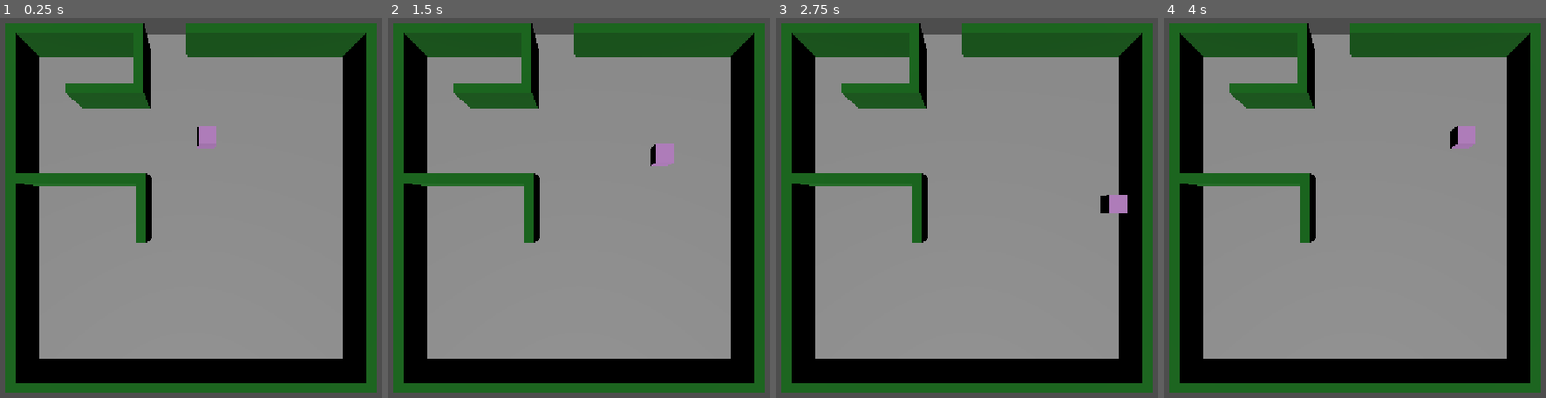
Above: before the commit, frames 1-4 (left to right).
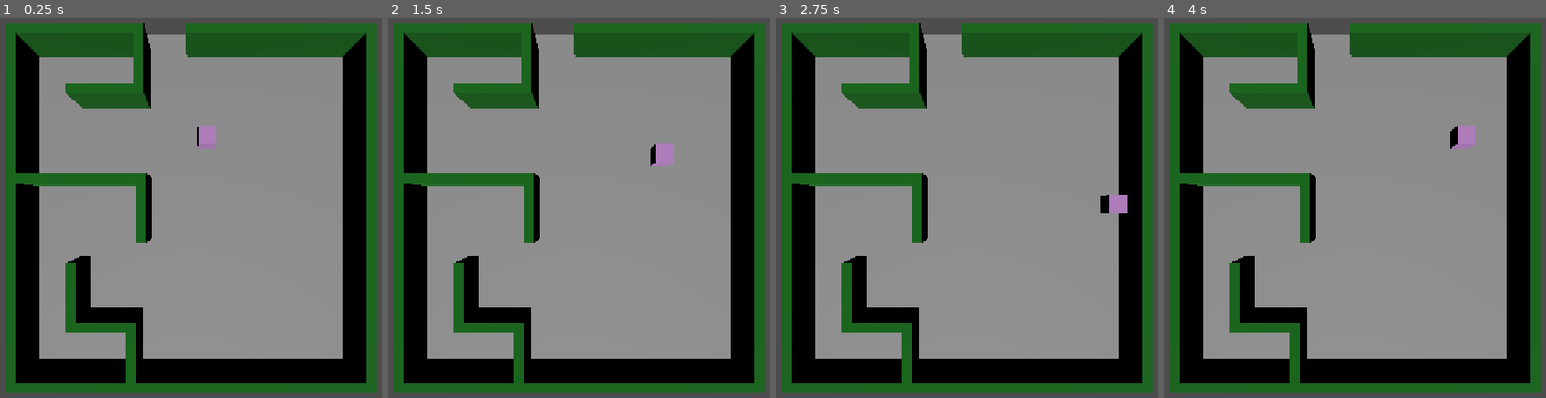
Above: after the commit, the same moments.

Repository: danijmoss/LightMaze
Game: Godot game, scene res://Scenes/main.tscn
The game is run twice, just before and just after one commit, with the same random seed, the same clock (stepped at 60 frames per second) and the same inputs.
Inputs:
- Up to frame 1 (0.25 s): no input
- Up to frame 2 (1.5 s): tap Enter at 0.5 s; hold Right (ui_right) 0.53-1.28 s; hold Down (ui_down) from 1.28 s (still down)
- Up to frame 3 (2.75 s): release Down (ui_down) at 2.03 s; hold Right (ui_right) from 2.03 s (still down)
- Up to frame 4 (4 s): release Right (ui_right) at 2.78 s; hold Up (ui_up) 2.78-3.53 s; hold Left (ui_left) from 3.53 s (still down)

The runs differ from the first frame. In frame 1, 2.7% of the frame differs, in the area x 17-38%, y 62-97%; in frame 2, 2.7%; in frame 3, 2.7%; in frame 4, 2.7%.

Commit message:
Left Inner Walls Complete

Diff:
--- a/Scenes/main.tscn
+++ b/Scenes/main.tscn
@@ -116,21 +116,32 @@
 
 [node name="InnerWalls" type="Node3D" parent="Maze" unique_id=538740748]
 
-[node name="Top_Left" type="Node3D" parent="Maze/InnerWalls" unique_id=1216250334]
+[node name="Left_Top" type="Node3D" parent="Maze/InnerWalls" unique_id=1216250334]
 
-[node name="TopLeft01" parent="Maze/InnerWalls/Top_Left" unique_id=8240231 instance=ExtResource("3_8gbba")]
+[node name="Left_Top01" parent="Maze/InnerWalls/Left_Top" unique_id=8240231 instance=ExtResource("3_8gbba")]
 transform = Transform3D(-4.371139e-08, 0, 1, 0, 1, 0, -1, 0, -4.371139e-08, -2.6, 0.25, -7.5)
 
-[node name="TopLeft02" parent="Maze/InnerWalls/Top_Left" unique_id=1769981090 instance=ExtResource("3_8gbba")]
+[node name="Left_Top02" parent="Maze/InnerWalls/Left_Top" unique_id=1769981090 instance=ExtResource("3_8gbba")]
 transform = Transform3D(-1, 0, -8.742278e-08, 0, 1, 0, 8.742278e-08, 0, -1, -4.5, 0.25, -6)
 
-[node name="Middle_Left" type="Node3D" parent="Maze/InnerWalls" unique_id=1216541692]
+[node name="Left_Middle" type="Node3D" parent="Maze/InnerWalls" unique_id=1216541692]
 
-[node name="Middle_Left01" parent="Maze/InnerWalls" unique_id=921350896 instance=ExtResource("3_8gbba")]
+[node name="Middle_Left01" parent="Maze/InnerWalls/Left_Middle" unique_id=921350896 instance=ExtResource("3_8gbba")]
 transform = Transform3D(1, 0, 0, 0, 1, 0, 0, 0, 1, -7.5, 0.25, -1.5)
 
-[node name="Middle_Left02" parent="Maze/InnerWalls" unique_id=1092272401 instance=ExtResource("3_8gbba")]
+[node name="Middle_Left02" parent="Maze/InnerWalls/Left_Middle" unique_id=1092272401 instance=ExtResource("3_8gbba")]
 transform = Transform3D(1, 0, 0, 0, 1, 0, 0, 0, 1, -4.5, 0.25, -1.5)
 
-[node name="Middle_Left03" parent="Maze/InnerWalls" unique_id=1245414073 instance=ExtResource("3_8gbba")]
+[node name="Middle_Left03" parent="Maze/InnerWalls/Left_Middle" unique_id=1245414073 instance=ExtResource("3_8gbba")]
 transform = Transform3D(-4.371139e-08, 0, 1, 0, 1, 0, -1, 0, -4.371139e-08, -2.5, 0.25, 0)
+
+[node name="Left_Bottom" type="Node3D" parent="Maze/InnerWalls" unique_id=149016216]
+
+[node name="Left_Bottom01" parent="Maze/InnerWalls/Left_Bottom" unique_id=636927219 instance=ExtResource("3_8gbba")]
+transform = Transform3D(-4.371139e-08, 0, 1, 0, 1, 0, -1, 0, -4.371139e-08, -6, 0.25, 4.5)
+
+[node name="Left_Bottom02" parent="Maze/InnerWalls/Left_Bottom" unique_id=1686782307 instance=ExtResource("3_8gbba")]
+transform = Transform3D(1, 0, 0, 0, 1, 0, 0, 0, 1, -4.5, 0.25, 6)
+
+[node name="Left_Bottom03" parent="Maze/InnerWalls/Left_Bottom" unique_id=1355484459 instance=ExtResource("3_8gbba")]
+transform = Transform3D(-4.371139e-08, 0, 1, 0, 1, 0, -1, 0, -4.371139e-08, -3, 0.25, 7.5)
